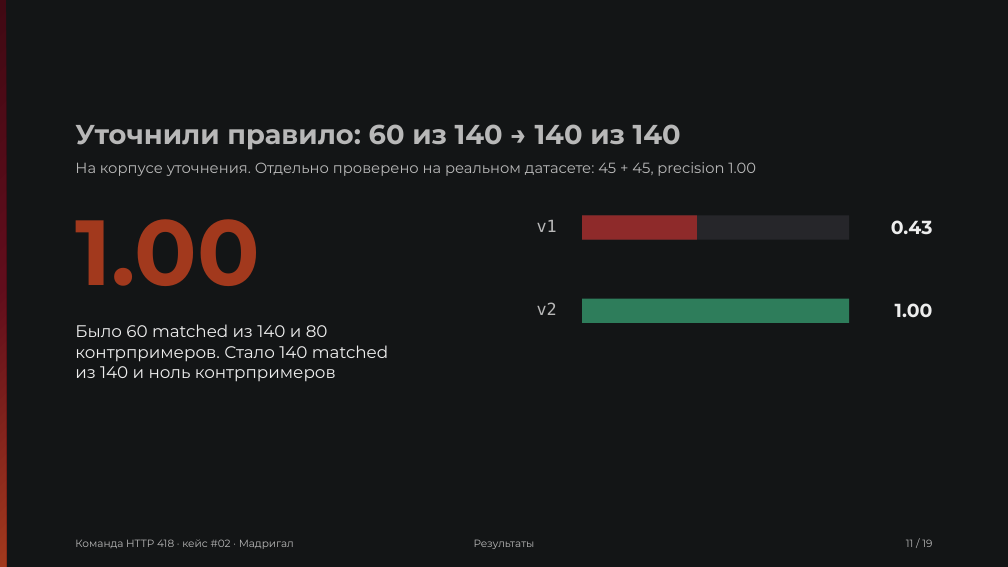
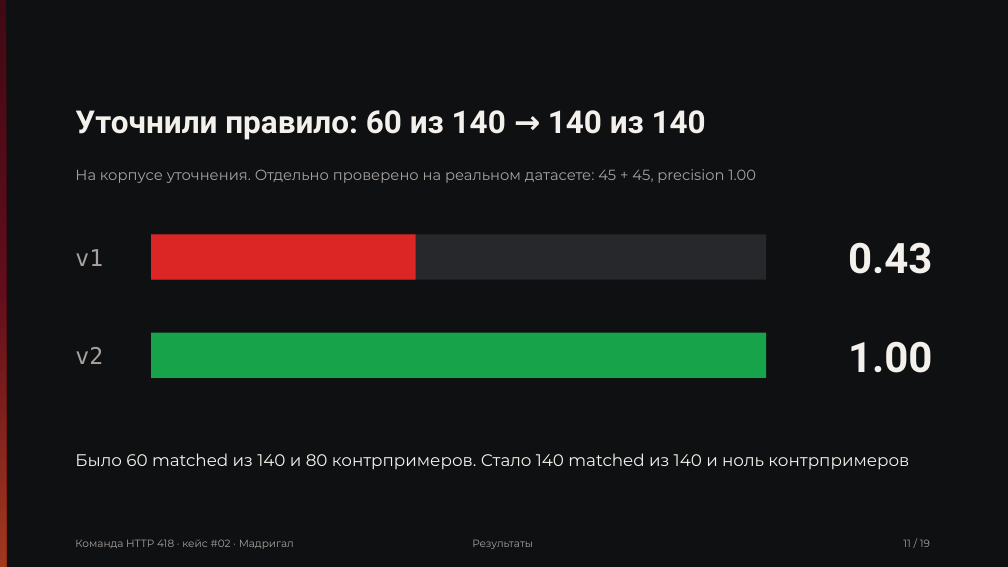
Before and after one commit to Pavel1778/madrigal-protocol-lab, a slide deck: slide 11 of presentation/slides.pptx. Drawn at 1008x567 pixels with LibreOffice and Linux fonts; fonts in the diff are those of the drawing. Boxes give left, top, right and bottom in pixels: in the first picture for what was removed or moved away, otherwise in the second. Text is boxed around its words. In the diff, an @@ line names an element or a change of style, - is before the commit and + after.

```diff
--- a/presentation/slides.pptx
+++ b/presentation/slides.pptx
@@ rectangle at (0, 0, 1008, 567): fill #131516 to #0E1011 @@
@@ text "Уточнили правило: 60 из 140 ...": place and size @@
-text "Уточнили правило: 60 из 140 ..." at (75, 124, 681, 150)
+text "Уточнили правило: 60 из 140 ..." at (75, 110, 706, 140)
@@ text "Уточнили правило: 60 из 140 ..." at (75, 110, 706, 140): size 26 to 30 pt, font Montserrat to Roboto, text colour #B8B8B8 to #F4F1EC @@
@@ text "На корпусе уточнения. Отдельно проверено ...": place and size @@
-text "На корпусе уточнения. Отдельно проверено ..." at (75, 162, 756, 176)
+text "На корпусе уточнения. Отдельно проверено ..." at (75, 169, 756, 183)
@@ text "v1": place and size @@
-text "v1" at (537, 220, 557, 232)
+text "v1" at (75, 249, 103, 266)
@@ text "v1" at (75, 249, 103, 266): size 16 to 22 pt, text colour #B8B8B8 to #A8A29E; vertical alignment top to middle @@
@@ text removed at (75, 219, 260, 286) @@
-1.00
@@ rectangle: place and size @@
-rectangle at (582, 216, 849, 240)
+rectangle at (151, 234, 416, 280)
@@ rectangle at (151, 234, 416, 280): fill #26262A to #DC2626 @@
@@ rectangle added at (151, 234, 766, 280), fill #26282B @@
@@ rectangle removed at (582, 216, 697, 240) @@
@@ text "0.43": place and size @@
-text "0.43" at (891, 220, 933, 235)
+text "0.43" at (848, 242, 932, 274)
@@ text "0.43" at (848, 242, 932, 274): size 18 to 40 pt, font Montserrat to Roboto, text colour #EDEDED to #F4F1EC @@
@@ rectangle removed at (582, 299, 849, 323) @@
@@ text "v2" at (75, 347, 103, 364): size 16 to 22 pt, text colour #B8B8B8 to #A8A29E; vertical alignment top to middle @@
@@ text "v2": place and size @@
-text "v2" at (537, 302, 557, 315)
+text "v2" at (75, 347, 103, 364)
@@ text "1.00" at (848, 341, 932, 373): size 18 to 40 pt, font Montserrat to Roboto, text colour #EDEDED to #F4F1EC @@
@@ text "1.00": place and size @@
-text "1.00" at (895, 303, 933, 317)
+text "1.00" at (848, 341, 932, 373)
@@ rectangle added at (151, 333, 766, 378), fill #16A34A @@
@@ text "Было 60 matched из 140 ...": place and size @@
-text "Было 60 matched из 140 ..." at (75, 324, 388, 382)
+text "Было 60 matched из 140 ..." at (75, 453, 909, 470)
@@ text "Было 60 matched из 140 ..." at (75, 453, 909, 470): text colour #EDEDED to #F4F1EC @@
@@ text colour #B8B8B8 to #A8A29E in 4 elements at (75, 169, 756, 183), (75, 539, 294, 549), (472, 539, 533, 549), (903, 539, 930, 547) @@
```
Also in this commit, not shown: 18 other slides changed, 40 other files.
